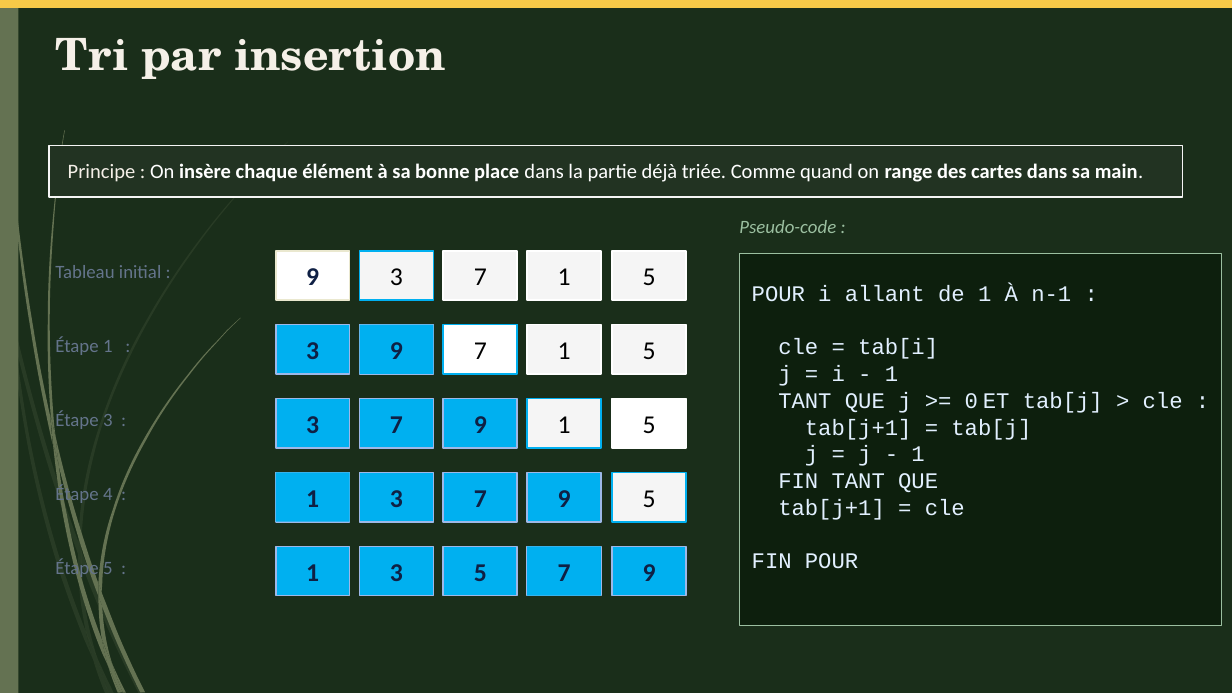
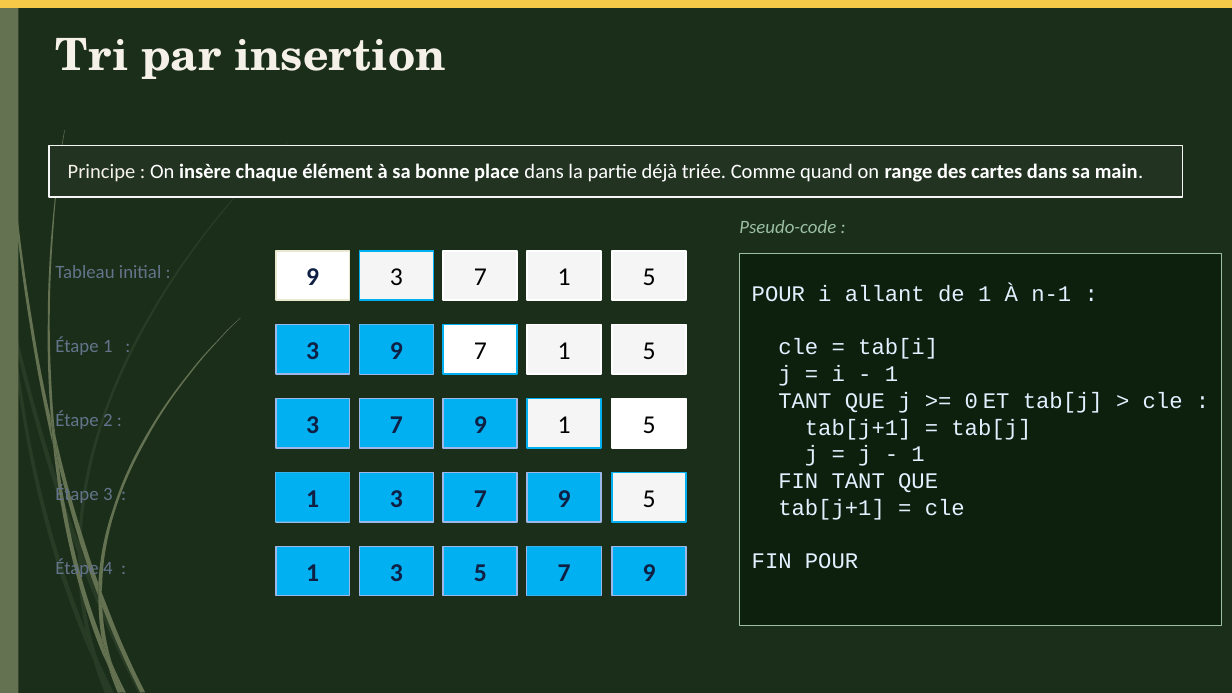
Before and after one commit to Karenkorra/Test_Java_Group6, a slide deck: slide 9 of Java_Groupe6.pptx. Drawn at 1232x693 pixels with LibreOffice and Linux fonts; fonts in the diff are those of the drawing. Boxes give left, top, right and bottom in pixels: in the first picture for what was removed or moved away, otherwise in the second. Text is boxed around its words. In the diff, an @@ line names an element or a change of style, - is before the commit and + after.

```diff
--- a/Java_Groupe6.pptx
+++ b/Java_Groupe6.pptx
@@ text at <box>55,411,113,429</box>: text changed @@
-Étape 3 :
+Étape 2 :
@@ text at <box>55,485,113,506</box>: text changed @@
-Étape 4 :
+Étape 3 :
@@ text at <box>55,559,113,580</box>: text changed @@
-Étape 5 :
+Étape 4 :
```
Also in this commit, not shown: 1 other slide changed.
